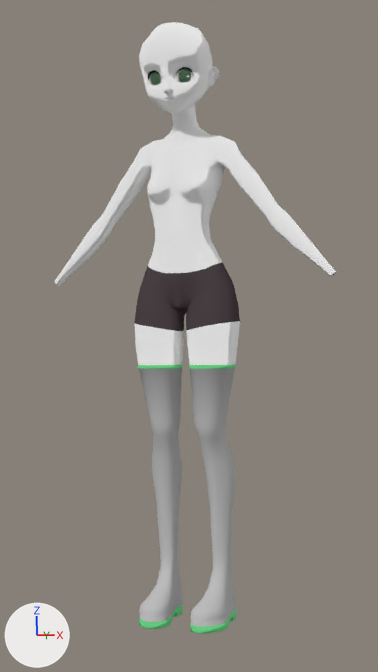
One commit to the Blender file Miku.blend: the scene before it, then after it.
Camera for both pictures: the file's camera 'Camera'. The lights are fixed; the arrows at lower left show +X, +Y and +Z.

Script lines for the objects in view, before the commit:
```python
me_cylinder = bpy.data.meshes.new('Cylinder')
me_cylinder.from_pydata(...)  # 1615 vertices, 1589 faces, 1 loose edge; spans x 0.0..12.4, y -5.1..2.0, z -47.8..8.5
me_cylinder.polygons.foreach_set('use_smooth', [True] * 1589)
# faces by material slot: [940, 199, 6, 36, 132, 276]
me_cylinder.materials.append(mat_material)
me_cylinder.materials.append(mat_material_001)
me_cylinder.materials.append(mat_material_002)  # black #000000
me_cylinder.materials.append(mat_material_003)  # white #ffffff
me_cylinder.materials.append(mat_material_004)  # dark grey #504649
me_cylinder.materials.append(mat_material_005)  # light grey #c0c0c0
ob_cylinder = bpy.data.objects.new('Cylinder', me_cylinder)
ob_cylinder.location = (0.0, 0.008, 1.308)
ob_cylinder.scale = (0.0318, 0.0318, 0.0274)
_m = ob_cylinder.modifiers.new('Mirror', 'MIRROR')
_m.use_clip = True
_m = ob_cylinder.modifiers.new('EdgeSplit', 'EDGE_SPLIT')
_m.use_edge_angle = False
```
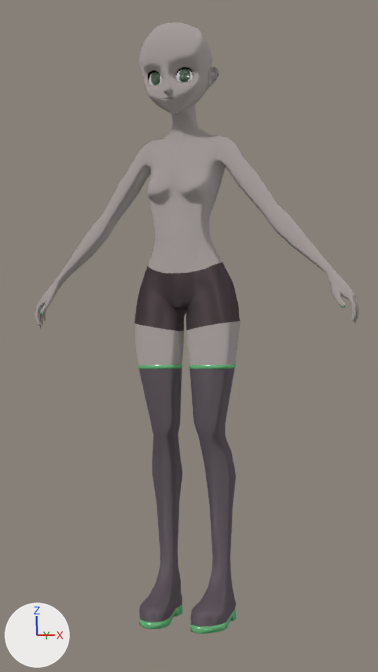
Commit message: 手の追加 基本的なマテリアルの設定 全体的な修正 首が長いのは服作成時に修正

Changed parts and their boxes (x1, y1, x2, y2) in the pictures (378 x 672 px):
'Cylinder', reshaped (15% wider)
    before: (55, 22, 336, 634)
    after: (35, 23, 359, 634)
part 1 of me_cylinder, built on
    before: (55, 23, 336, 286)
    after: (35, 23, 359, 329)
part 2 of me_cylinder, recoloured (white to grey)
    both: (79, 23, 305, 365)
part 3 of me_cylinder, recoloured
    both: (138, 364, 236, 634)
part 4 of me_cylinder, recoloured
    both: (134, 262, 240, 331)
part 5 of me_cylinder, recoloured
    both: (139, 368, 236, 627)

The change, as a list of edits to the scene's bpy script:
```text
Add mat_eyewhite_tmp:
    mat_eyewhite_tmp = emission_material('EyeWhite.tmp')
    mat_eyewhite_tmp.base_color = (1.0, 1.0, 1.0)  # white #ffffff
    mat_eyewhite_tmp.strength = 0.5
Add mat_black:
    mat_black = diffuse_material('Black')
    mat_black.base_color = (0.0, 0.0, 0.0)  # black #000000
Add mat_lightgrey:
    mat_lightgrey = bpy.data.materials.new('LightGrey')
    # nodes: BsdfAnisotropic, BsdfDiffuse, BsdfToon, MixShader, OutputMaterial
    # colours: black #2f2b2e, light grey #d3c1cf, grey #776d74
Add mat_lightgreen:
    mat_lightgreen = bpy.data.materials.new('LightGreen')
    # nodes: BsdfAnisotropic, BsdfDiffuse, BsdfToon, MixShader, OutputMaterial
    # colours: white #ffffff, green #76e792, dark green #214129
Add mat_body:
    mat_body = bpy.data.materials.new('Body')
    # nodes: BsdfDiffuse, BsdfToon, MixShader, OutputMaterial
    # colours: white #e7ddd9, black #43403f
Add mat_grey:
    mat_grey = bpy.data.materials.new('Grey')
    # nodes: BsdfAnisotropic, BsdfDiffuse, BsdfToon, MixShader, OutputMaterial
    # colours: black #171415, dark grey #504649, light grey #d9bec6
Change me_cylinder:
    used by ob_cylinder; location = (0.0, 0.008, 1.308); scale = (0.0318, 0.0318, 0.0274)
    remove me_cylinder.from_pydata(...)  # 1615 vertices, 1589 faces, 1 loose edge; spans x 0.0..12.4, y -5.1..2.0, z -47.8..8.5
    remove me_cylinder.materials.append(mat_material_002)  # black #000000
    remove me_cylinder.materials.append(mat_material_003)  # white #ffffff
    add me_cylinder.from_pydata(...)  # 2240 vertices, 2225 faces, 1 loose edge; spans x 0.0..14.3, y -5.0..2.1, z -47.8..8.5
    me_cylinder part 1: 88 vertices moved from x 0.0..12.4, y -5.1..0.4, z -15.5..7.9 to x 0.0..12.3, y -5.0..0.4, z -15.3..7.9; 31 vertices removed from x 0.8..4.1, y -3.8..1.2, z -4.9..4.0; 599 vertices added at x 0.9..14.3, y -3.8..1.1, z -19.8..4.0
    me_cylinder part 2: 834 faces spanning x 0.0..10.9, y -5.0..1.5, z -23.4..8.5 switch from mat_material to mat_body
    me_cylinder part 3: 157 faces spanning x 0.5..4.2, y -4.4..1.9, z -47.8..3.9 switch from mat_material_001 to mat_lightgreen
    me_cylinder part 4: 113 faces spanning x 0.0..4.5, y -3.2..1.9, z -20.2..-13.7 switch from mat_material_004 (dark grey #504649) to mat_grey
    me_cylinder part 5: 276 faces spanning x 0.5..4.1, y -4.4..1.9, z -47.1..-23.8 switch from mat_material_005 (light grey #c0c0c0) to mat_lightgrey
    add me_cylinder.materials.append(mat_black)  # black #000000
    add me_cylinder.materials.append(mat_eyewhite_tmp)  # white #ffffff
```
